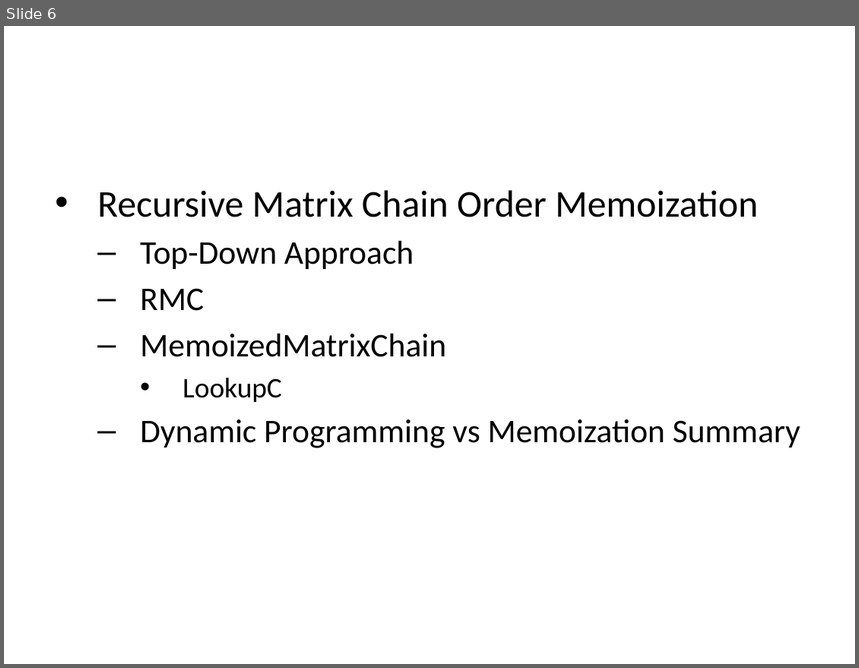
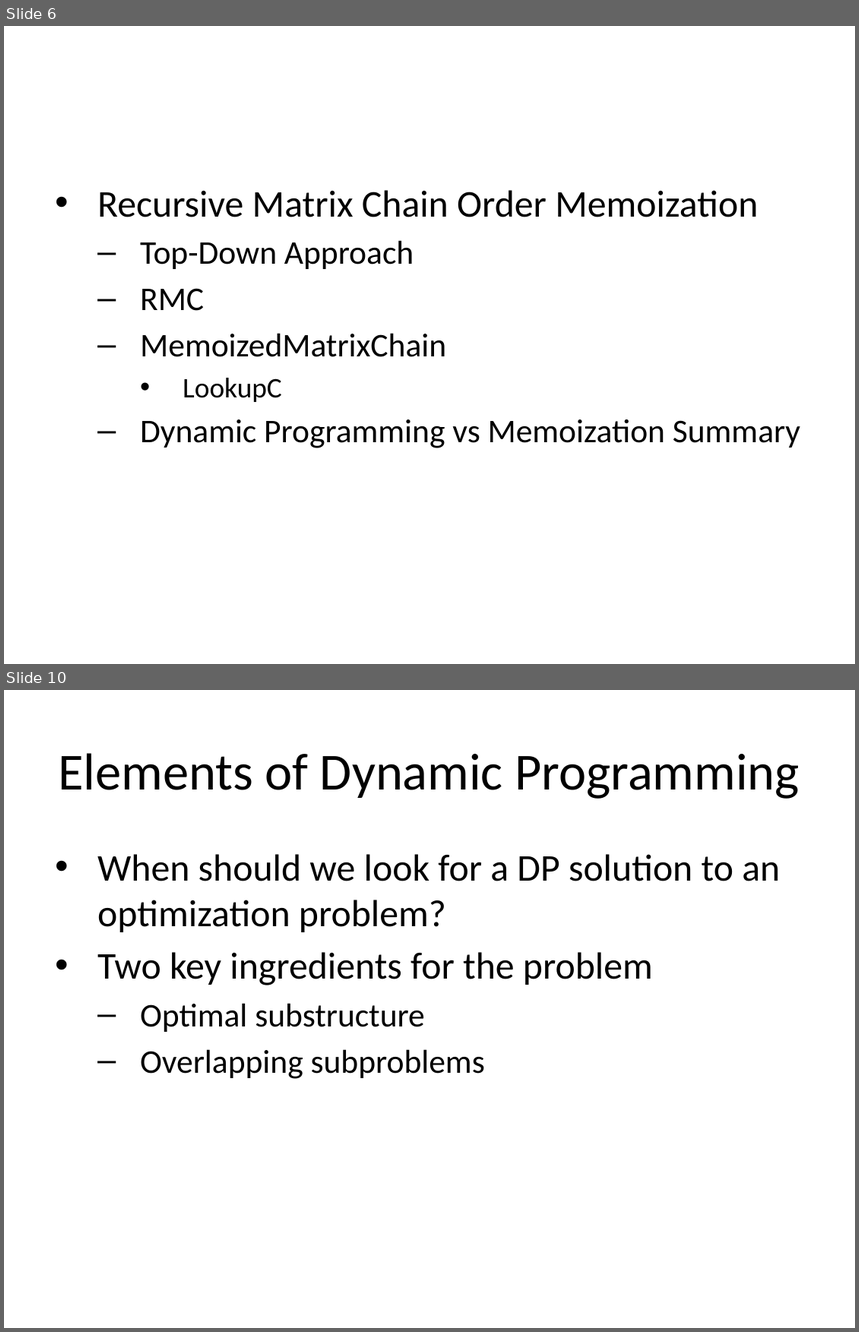
Before and after one commit to ucoruh/ce100-algorithms-and-programming-II, a slide deck: docs/week-6/ce100-week-6-lcs.md_word.pptx. Shown one above the other, each under a label of ours: slide 6 before the commit, slides 6 and 10 after it; the slides between them are not shown. The pictures are 859x668 and 859x1332 pixels, drawn with LibreOffice and Linux fonts; fonts in the diff are those of the drawing. Boxes give left, top, right and bottom in pixels: in the first picture for what was removed or moved away, otherwise in the second. Text is boxed around its words. In the diff, an @@ line names an element or a change of style, - is before the commit and + after.

```diff
--- a/docs/week-6/ce100-week-6-lcs.md_word.pptx
+++ b/docs/week-6/ce100-week-6-lcs.md_word.pptx
@@ slide 10 added at [4, 690, 855, 1328], background #FFFFFF @@
@@ title added at [58, 753, 800, 799], 44 pt, text #000000 @@
+Elements of Dynamic Programming
@@ text added at [97, 854, 780, 1079], 32 pt, text #000000 @@
+• When should we look for a DP solution to an optimization problem?
+• Two key ingredients for the problem
+  – Optimal substructure
+  – Overlapping subproblems
```
Also in this commit, not shown: 2 slides changed, 70 other slides added, 1 slide removed, 38 other files.
